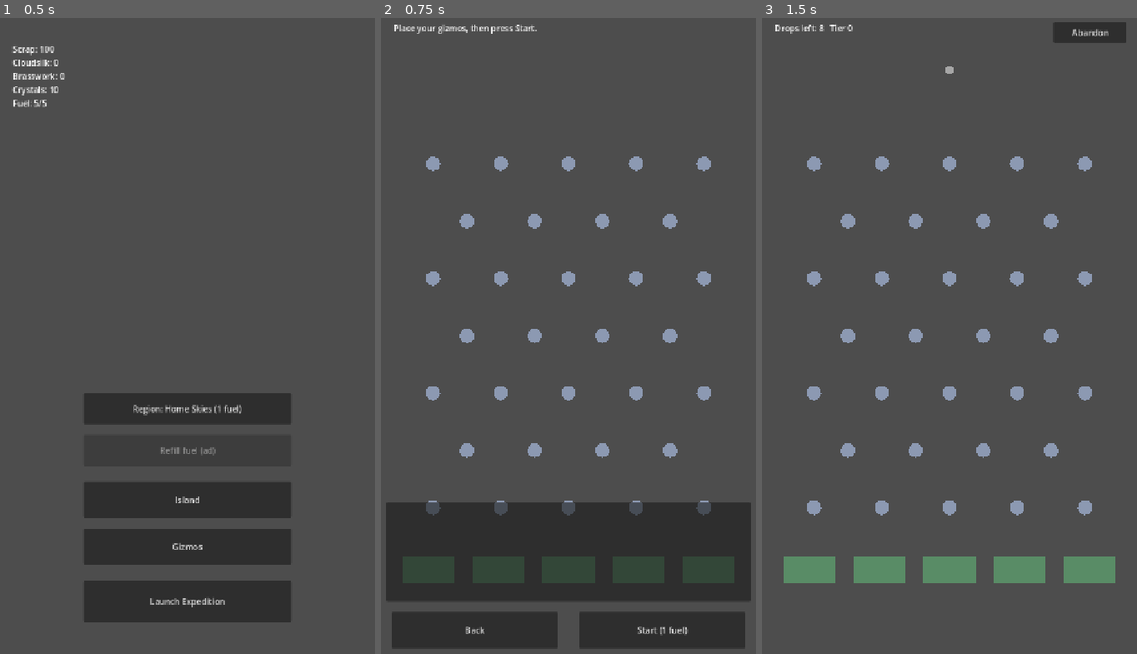
Above: before the commit, frames 1-3 (left to right).
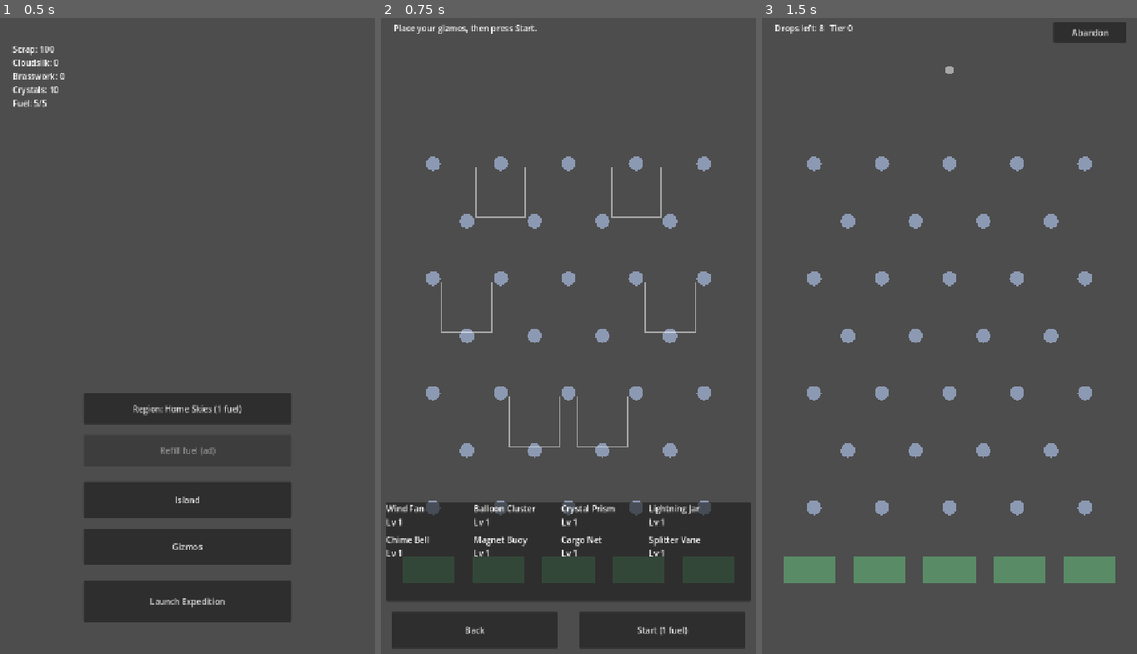
Above: after the commit, the same moments.

Repository: Graydyn/windfall-isle
Game: Godot game, scene res://game/main.tscn
The game is run twice, just before and just after one commit, with the same random seed, the same clock (stepped at 60 frames per second) and the same inputs.
Inputs:
- Up to frame 1 (0.5 s): no input
- Up to frame 2 (0.75 s): click "Launch Expedition" at 0.5 s
- Up to frame 3 (1.5 s): click "Start (1 fuel)" at 1.25 s

Frame 1 is identical in both runs. In frame 2, 1.5% of the frame differs, in the area x 1-86%, y 23-85%; in frame 3, nothing differs.

Commit message:
feat: drag-and-drop gizmo placement in the setup phase
Co-Authored-By: Claude Fable 5 <noreply@anthropic.com>

Diff:
--- a/game/run/salvage_run.gd
+++ b/game/run/salvage_run.gd
@@ -6,6 +6,7 @@
 ## 2026-08-23 drag-drop setup spec).
 
 const PodScene := preload("res://game/run/pod.tscn")
+const SlotTargetScript := preload("res://game/run/slot_target.gd")
 
 var model: RunModel
 var pod_defs: Dictionary
@@ -56,6 +57,7 @@
 	$UI/SetupUI/BackButton.pressed.connect(_on_setup_back_pressed)
 	$UI/SetupUI/SetupRefreshTimer.timeout.connect(_setup_tick)
 	_setup_tick()
+	_build_setup_ui(region)
 	_refresh_hud()
 
 
@@ -188,6 +190,73 @@
 	$UI/SetupUI/StartButton.disabled = FuelModel.current(GameState.data["fuel"], TimeUtil.now()) < cost
 
 
+func _build_setup_ui(region: Dictionary) -> void:
+	var slots: Array = region.get("gizmo_slots", [])
+	for i in slots.size():
+		var target := SlotTarget.new()
+		var center := Vector2(float((slots[i] as Dictionary)["x"]), float((slots[i] as Dictionary)["y"]))
+		target.position = center - Vector2(48.0, 48.0)
+		target.size = Vector2(96.0, 96.0)
+		target.setup("slot_%d" % i, _on_gizmo_dropped)
+		$UI/SetupUI/SlotTargets.add_child(target)
+	# The tray panel doubles as the removal target: same script, empty slot id,
+	# so a token dragged home falls through Godot's ancestor walk onto it.
+	$UI/SetupUI/TrayPanel.set_script(SlotTargetScript)
+	($UI/SetupUI/TrayPanel as SlotTarget).setup("", _on_gizmo_dropped)
+	_refresh_setup_ui()
+
+
+func _on_gizmo_dropped(payload: Dictionary, slot: String) -> void:
+	# The single mutation path for every drag (spec: one callback). slot ""
+	# is the tray: remove the gizmo from the slot it came from.
+	if _phase != Phase.SETUP:
+		return
+	var gizmos_state: Dictionary = GameState.data["gizmos"]
+	if slot == "":
+		var from_slot := String(payload.get("from_slot", ""))
+		if from_slot == "":
+			return
+		GizmoLoadout.set_slot(gizmos_state, _region_id, from_slot, "")
+	elif not GizmoLoadout.place(gizmos_state, _region_id, slot, String(payload.get("gizmo", ""))):
+		return
+	# Persist per drop: Android may kill the app at any moment (save-anywhere).
+	GameState.save_game()
+	_refresh_setup_ui()
+
+
+func _refresh_setup_ui() -> void:
+	var gizmos_state: Dictionary = GameState.data["gizmos"]
+	var loadout := GizmoLoadout.loadout_for(gizmos_state, _region_id)
+	var placed: Array = loadout.values()
+	for target_node in $UI/SetupUI/SlotTargets.get_children():
+		var target := target_node as SlotTarget
+		for child in target.get_children():
+			target.remove_child(child)
+			child.queue_free()
+		var held := String(loadout.get(target.slot_id, ""))
+		if held != "":
+			var token := GizmoChip.new()
+			token.setup(held, _chip_text(held), target.slot_id)
+			token.set_anchors_preset(Control.PRESET_FULL_RECT)
+			target.add_child(token)
+	var flow: HFlowContainer = $UI/SetupUI/TrayPanel/TrayFlow
+	for child in flow.get_children():
+		flow.remove_child(child)
+		child.queue_free()
+	for id in GizmoLoadout.owned(gizmos_state):
+		var chip := GizmoChip.new()
+		chip.setup(String(id), _chip_text(String(id)), "")
+		chip.custom_minimum_size = Vector2(164.0, 56.0)
+		chip.set_dimmed(placed.has(id))
+		flow.add_child(chip)
+
+
+func _chip_text(gizmo_id: String) -> String:
+	var def: Dictionary = (DataDefs.gizmos.get("defs", {}) as Dictionary).get(gizmo_id, {})
+	var level := int(GizmoLoadout.owned(GameState.data["gizmos"]).get(gizmo_id, 1))
+	return "%s\nLv %d" % [String(def.get("name", gizmo_id)), level]
+
+
 func _compute_payout(pod: Node, base: Dictionary) -> Dictionary:
 	# Central payout resolution: the run's quota-tier multiplier and the
 	# pod-carried multipliers (Crystal Prism, Splitter Vane) apply here so
--- a/tests/test_run_setup.gd
+++ b/tests/test_run_setup.gd
@@ -88,3 +88,86 @@
 	assert_not_null(scene.get_node_or_null("UI/SetupUI/BackButton"))
 	scene._on_start_pressed()
 	assert_string_contains(String(scene.get_node("UI/HudLabel").text), "Drops left:")
+
+func slot_target(index: int) -> SlotTarget:
+	return scene.get_node("UI/SetupUI/SlotTargets").get_child(index) as SlotTarget
+
+
+func tray_chips() -> Array:
+	return scene.get_node("UI/SetupUI/TrayPanel/TrayFlow").get_children()
+
+
+func chip_for(gizmo_id: String) -> GizmoChip:
+	for chip in tray_chips():
+		if (chip as GizmoChip).gizmo_id == gizmo_id:
+			return chip as GizmoChip
+	return null
+
+
+func test_setup_builds_a_target_per_slot_and_a_chip_per_owned() -> void:
+	var region: Dictionary = DataDefs.skyfield("region_1")
+	assert_eq(scene.get_node("UI/SetupUI/SlotTargets").get_child_count(),
+		(region.get("gizmo_slots", []) as Array).size())
+	assert_eq(tray_chips().size(), (GameState.data["gizmos"]["owned"] as Dictionary).size(),
+		"every owned gizmo shows in the tray")
+	assert_eq(slot_target(0).slot_id, "slot_0")
+
+func test_slot_targets_sit_on_the_slot_coordinates() -> void:
+	var slots: Array = DataDefs.skyfield("region_1").get("gizmo_slots", [])
+	var first := slot_target(0)
+	assert_almost_eq(first.position.x + first.size.x / 2.0, float((slots[0] as Dictionary)["x"]), 0.5)
+	assert_almost_eq(first.position.y + first.size.y / 2.0, float((slots[0] as Dictionary)["y"]), 0.5)
+
+func test_drop_from_tray_places_saves_and_dims() -> void:
+	scene._on_gizmo_dropped({"gizmo": "wind_fan", "from_slot": ""}, "slot_0")
+	assert_eq(GizmoLoadout.loadout_for(GameState.data["gizmos"], "region_1"), {"slot_0": "wind_fan"})
+	assert_false(chip_for("wind_fan").draggable, "the placed gizmo's tray chip dims")
+	assert_eq(slot_target(0).get_child_count(), 1, "the slot shows a token")
+	var saved := SaveIO.new(TEST_SAVE).read()
+	assert_eq((saved["gizmos"]["loadout"] as Dictionary).get("region_1"), {"slot_0": "wind_fan"},
+		"every drop persists immediately")
+
+func test_drop_onto_occupied_slot_returns_the_displaced_to_the_tray() -> void:
+	scene._on_gizmo_dropped({"gizmo": "wind_fan", "from_slot": ""}, "slot_0")
+	scene._on_gizmo_dropped({"gizmo": "balloon_cluster", "from_slot": ""}, "slot_0")
+	assert_eq(GizmoLoadout.loadout_for(GameState.data["gizmos"], "region_1"), {"slot_0": "balloon_cluster"})
+	assert_true(chip_for("wind_fan").draggable, "the displaced gizmo un-dims")
+
+func test_slot_to_slot_move_via_token_payload() -> void:
+	scene._on_gizmo_dropped({"gizmo": "wind_fan", "from_slot": ""}, "slot_0")
+	scene._on_gizmo_dropped({"gizmo": "wind_fan", "from_slot": "slot_0"}, "slot_1")
+	assert_eq(GizmoLoadout.loadout_for(GameState.data["gizmos"], "region_1"), {"slot_1": "wind_fan"})
+	assert_eq(slot_target(0).get_child_count(), 0)
+	assert_eq(slot_target(1).get_child_count(), 1)
+
+func test_drop_on_tray_removes() -> void:
+	scene._on_gizmo_dropped({"gizmo": "wind_fan", "from_slot": ""}, "slot_0")
+	scene._on_gizmo_dropped({"gizmo": "wind_fan", "from_slot": "slot_0"}, "")
+	assert_eq(GizmoLoadout.loadout_for(GameState.data["gizmos"], "region_1"), {})
+	assert_true(chip_for("wind_fan").draggable)
+
+func test_unowned_drop_is_rejected() -> void:
+	scene._on_gizmo_dropped({"gizmo": "not_owned_gizmo", "from_slot": ""}, "slot_0")
+	assert_eq(GizmoLoadout.loadout_for(GameState.data["gizmos"], "region_1"), {})
+
+func test_drops_after_start_are_ignored() -> void:
+	scene._on_start_pressed()
+	scene._on_gizmo_dropped({"gizmo": "wind_fan", "from_slot": ""}, "slot_0")
+	assert_eq(GizmoLoadout.loadout_for(GameState.data["gizmos"], "region_1"), {},
+		"placement is frozen once the run begins")
+
+func test_tray_panel_is_the_removal_target() -> void:
+	var tray: SlotTarget = scene.get_node("UI/SetupUI/TrayPanel") as SlotTarget
+	assert_not_null(tray, "the tray panel carries the SlotTarget script")
+	assert_eq(tray.slot_id, "")
+
+func test_slot_token_carries_its_source_slot() -> void:
+	scene._on_gizmo_dropped({"gizmo": "wind_fan", "from_slot": ""}, "slot_2")
+	var token := slot_target(2).get_child(0) as GizmoChip
+	assert_eq(token._get_drag_data(Vector2.ZERO), {"gizmo": "wind_fan", "from_slot": "slot_2"})
+
+func test_saved_loadout_prefills_the_board() -> void:
+	GizmoLoadout.set_slot(GameState.data["gizmos"], "region_1", "slot_3", "chime_bell")
+	var second = add_child_autofree(RunScene.instantiate())
+	var target := second.get_node("UI/SetupUI/SlotTargets").get_child(3) as SlotTarget
+	assert_eq(target.get_child_count(), 1, "setup opens pre-filled with the region's last placement")
